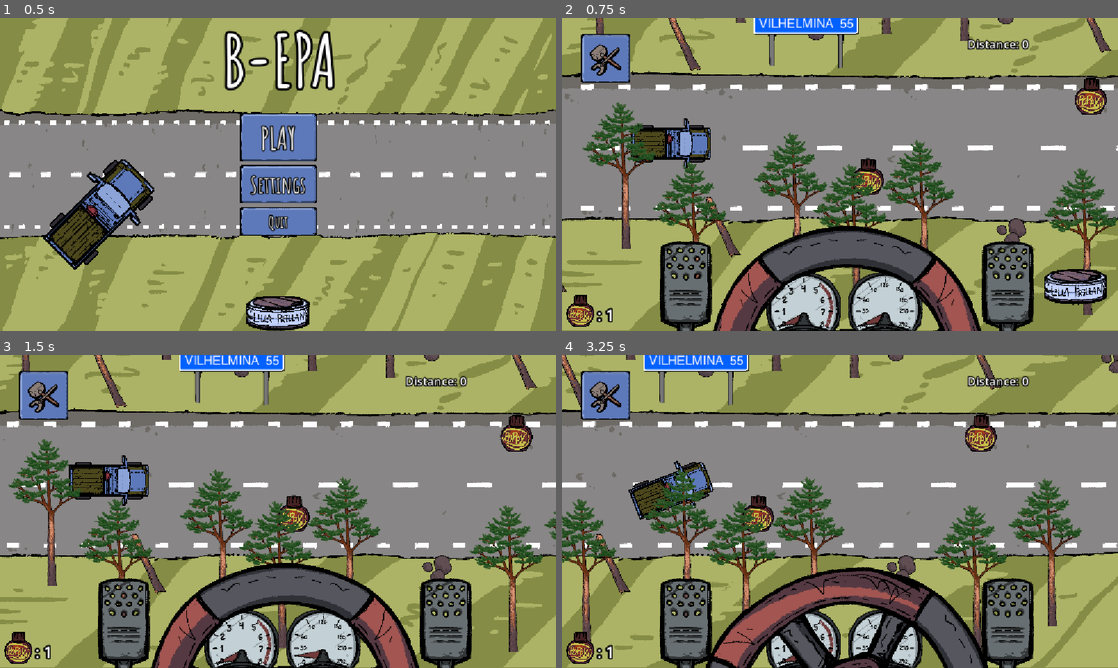
Above: before the commit, frames 1-4 (two rows, left to right).
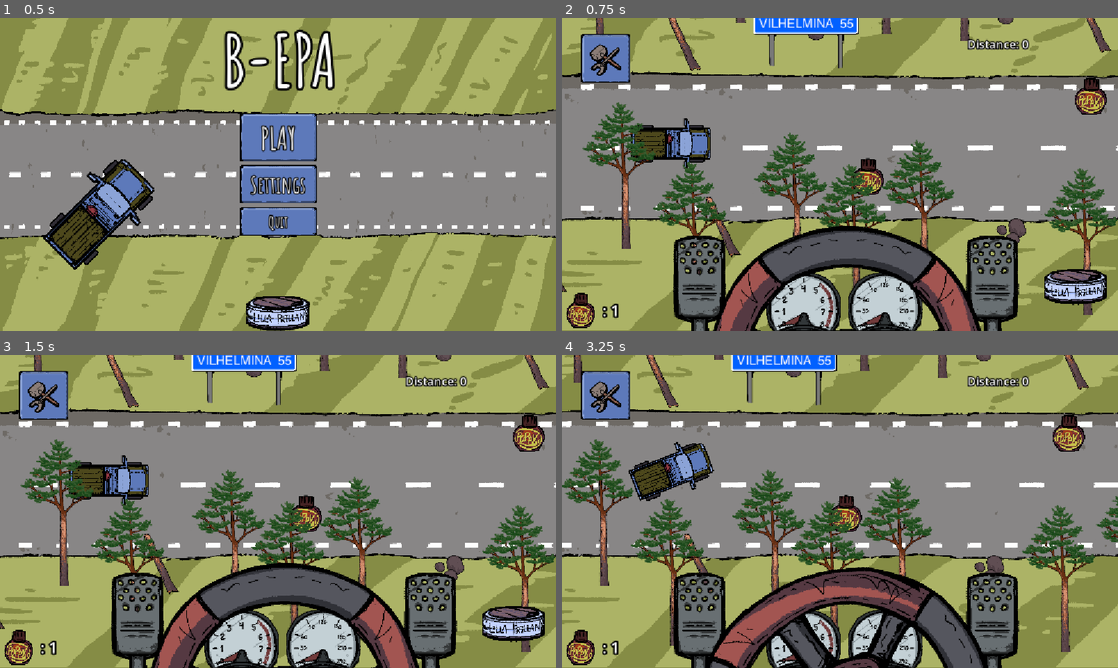
Above: after the commit, the same moments.

Repository: midenfors/project-epa
Game: Godot game, scene res://Scenes/UI/main_menu.tscn
The game is run twice, just before and just after one commit, with the same random seed, the same clock (stepped at 60 frames per second) and the same inputs. The engine's default icon, where the game draws it, is replaced by a stand-in: a white triangle on a blue panel in a dark square.
Inputs (mouse positions are in pixels of both pictures, inside the frame that each line leads up to; where the layout moved, square brackets give the same spot in the first picture):
- Up to frame 1 (0.5 s): no input
- Up to frame 2 (0.75 s): click "PLAY" at 0.5 s
- Up to frame 3 (1.5 s): click (428, 627) [444, 633] at 1.25 s
- Up to frame 4 (3.25 s): hold S (Turn Right) 2.03-2.78 s; hold Space (Boost) 2.03-2.78 s; hold W (Turn Left) from 2.78 s (still down); tap Shift (Break) at 2.85 s

Frame 1 is identical in both runs. In frame 2, 5.6% of the frame differs, in the area x 0-85%, y 69-100%; in frame 3, 28%; in frame 4, 45%, in the area x 0-100%, y 0-100%.

Commit message:
fixed pedals position in mobile

Diff:
--- a/Scenes/UI/hud.tscn
+++ b/Scenes/UI/hud.tscn
@@ -149,27 +149,31 @@
 texture = ExtResource("10_8c63k")
 
 [node name="PoppyCounter" type="Control" parent="Dashboard" unique_id=1482944850]
-anchors_preset = 0
-offset_left = -300.0
-offset_top = 29.0
-offset_right = -260.0
-offset_bottom = 69.0
-
-[node name="TextureRect" type="TextureRect" parent="Dashboard/PoppyCounter" unique_id=890823072]
-layout_mode = 0
-offset_left = 300.0
-offset_top = 538.0
-offset_right = 378.0
-offset_bottom = 616.0
+layout_mode = 1
+anchors_preset = 15
+anchor_right = 1.0
+anchor_bottom = 1.0
+grow_horizontal = 2
+grow_vertical = 2
+mouse_filter = 2
+
+[node name="HBoxContainer" type="HBoxContainer" parent="Dashboard/PoppyCounter" unique_id=117545653]
+layout_mode = 1
+anchors_preset = 2
+anchor_top = 1.0
+anchor_bottom = 1.0
+offset_top = -85.0
+offset_right = 196.0
+grow_vertical = 0
+
+[node name="TextureRect" type="TextureRect" parent="Dashboard/PoppyCounter/HBoxContainer" unique_id=890823072]
+custom_minimum_size = Vector2(80, 80)
+layout_mode = 2
 texture = ExtResource("6_qdh5o")
 expand_mode = 1
 
-[node name="PoppyCountLabel" type="Label" parent="Dashboard/PoppyCounter" unique_id=1304172771]
-layout_mode = 0
-offset_left = 373.0
-offset_top = 563.0
-offset_right = 566.0
-offset_bottom = 608.0
+[node name="PoppyCountLabel" type="Label" parent="Dashboard/PoppyCounter/HBoxContainer" unique_id=1304172771]
+layout_mode = 2
 theme_override_colors/font_outline_color = Color(0, 0, 0, 1)
 theme_override_constants/outline_size = 14
 theme_override_font_sizes/font_size = 32
--- a/Scripts/hud.gd
+++ b/Scripts/hud.gd
@@ -14,7 +14,7 @@
 	speedometer = $Dashboard/Gauges/Speedometer
 	tachometer = $Dashboard/Gauges/Tachometer
 	pause = $PauseScreen
-	poppy_label = $Dashboard/PoppyCounter/PoppyCountLabel
+	poppy_label = $Dashboard/PoppyCounter/HBoxContainer/PoppyCountLabel
 
 	# Hide joystick on dekstop
 	if not OS.has_feature("android") or OS.has_feature("ios"):
--- a/pedal_controls.tscn
+++ b/pedal_controls.tscn
@@ -15,21 +15,32 @@
 script = ExtResource("1_qjtap")
 
 [node name="AccelerateButton" type="TextureButton" parent="." unique_id=1567038410]
-layout_mode = 0
-offset_left = 796.0
-offset_top = 449.0
-offset_right = 1052.0
-offset_bottom = 705.0
+layout_mode = 1
+anchors_preset = 3
+anchor_left = 1.0
+anchor_top = 1.0
+anchor_right = 1.0
+anchor_bottom = 1.0
+offset_left = -388.0
+offset_top = -210.0
+offset_right = -132.0
+offset_bottom = 46.0
+grow_horizontal = 0
+grow_vertical = 0
 focus_mode = 0
 texture_normal = ExtResource("1_hcikf")
 texture_pressed = ExtResource("2_qjtap")
 
 [node name="BrakeButton" type="TextureButton" parent="." unique_id=466256019]
-layout_mode = 0
-offset_left = 129.0
-offset_top = 449.0
-offset_right = 385.0
-offset_bottom = 705.0
+layout_mode = 1
+anchors_preset = 2
+anchor_top = 1.0
+anchor_bottom = 1.0
+offset_left = 157.0
+offset_top = -210.0
+offset_right = 413.0
+offset_bottom = 46.0
+grow_vertical = 0
 focus_mode = 1
 texture_normal = ExtResource("1_hcikf")
 texture_pressed = ExtResource("2_qjtap")
Not shown, added: Assets/Art/Untitled_Artwork 2.png.import
Not shown, added: Assets/Audio/Avgasrör hostande loop.wav.import
Not shown, added: Assets/Audio/Avgasrör hostande start.wav.import
Not shown, added: Assets/Audio/Baktändning motor.wav.import
Not shown, added: Assets/Audio/Bra Motor EPA.wav.import
Not shown, added: Assets/Audio/Bromsljud.wav.import
Not shown, added: Assets/Audio/Flytta på dig!.wav.import
Not shown, added: Assets/Audio/Poppy2.wav.import
Not shown, added: Assets/Audio/Poppy3.wav.import
Not shown, added: Assets/Audio/Poppy4.wav.import
Not shown, added: Assets/Audio/Ren ljud (ifall).wav.import
Not shown, added: Assets/Audio/Shockwave.wav.import
(and 2 more such lines)
